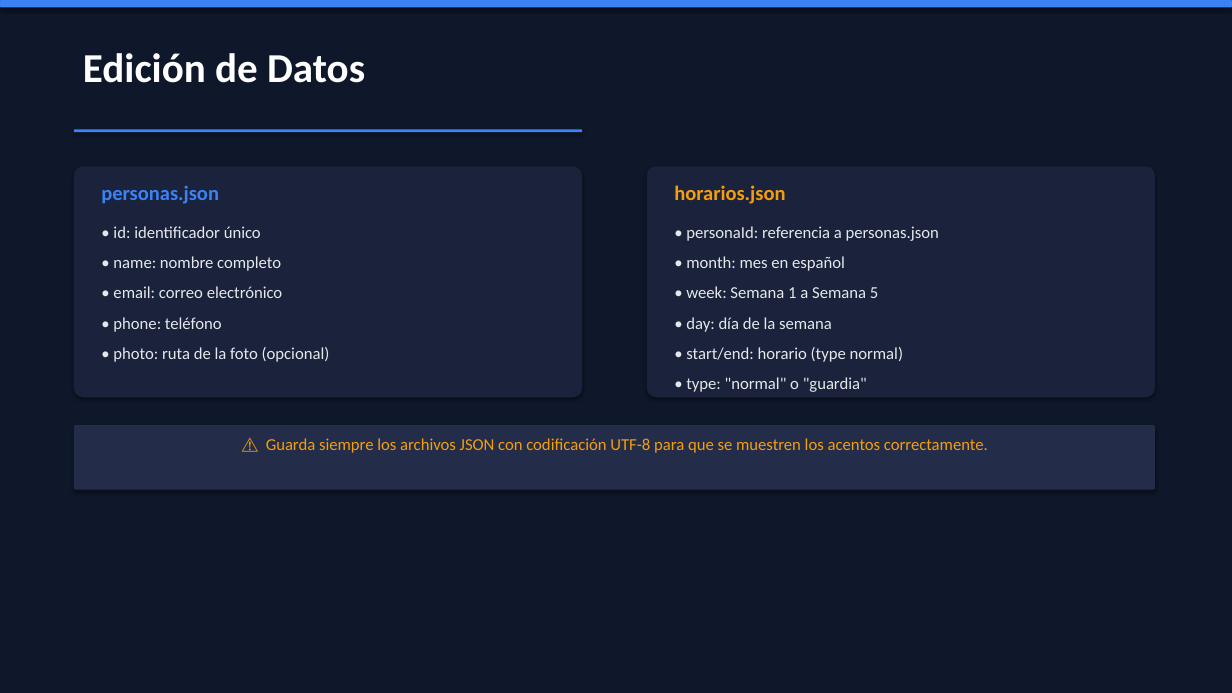
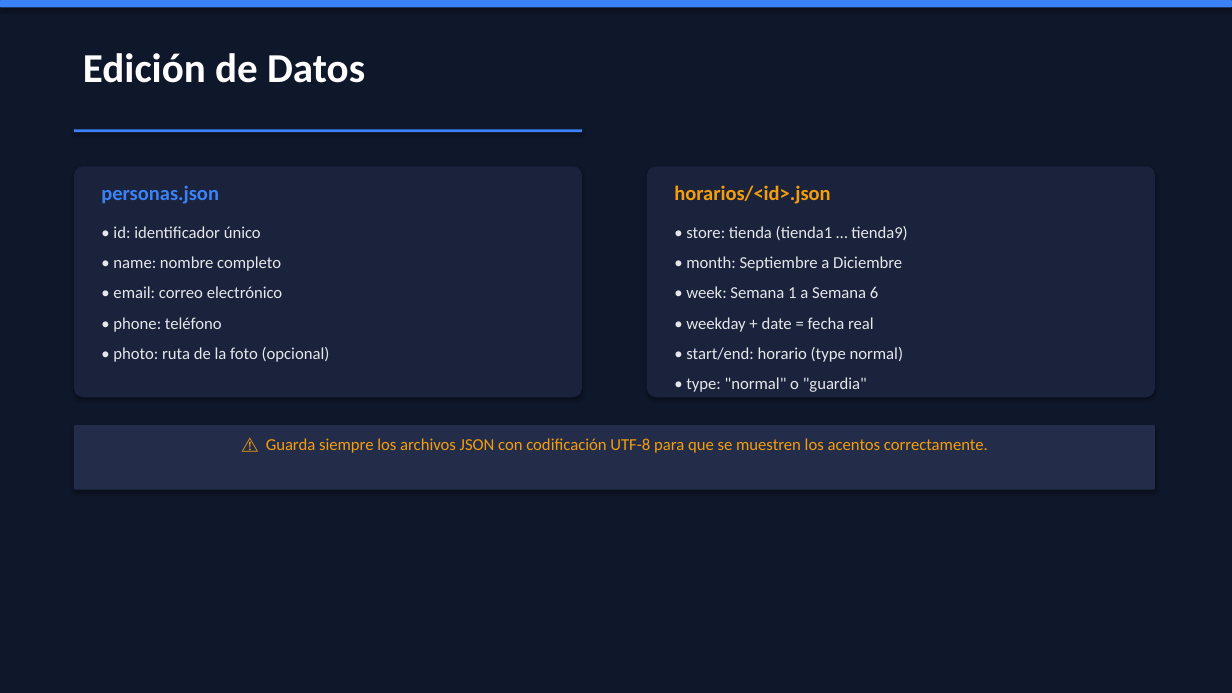
Before and after one commit to AndersonGrande588/Sistema-de-Horarios, a slide deck: slide 10 of Presentacion_Gestor_Horarios.pptx. Drawn at 1232x693 pixels with LibreOffice and Linux fonts; fonts in the diff are those of the drawing. Boxes give left, top, right and bottom in pixels: in the first picture for what was removed or moved away, otherwise in the second. Text is boxed around its words. In the diff, an @@ line names an element or a change of style, - is before the commit and + after.

Commit message:
Se agrega diciembre, se reasignan zonas y se actualiza la presentacion
- Horarios de diciembre (180 turnos): 699 en total sep-dic.
- Andres Garzon toma Felicidad y Plaza Central (zonas de Julian).
- Jersoon alterna Unicentro y Titan.
- Brayan Sanchez reemplaza a Angel Ortiz en Calle 82 (sin guardias).
- Julian Garzon sale de la app.
- Calendario muestra las semanas reales del mes (4, 5 o 6).
- Documentacion y presentacion PPTX actualizadas a v2.0.

```diff
--- a/Presentacion_Gestor_Horarios.pptx
+++ b/Presentacion_Gestor_Horarios.pptx
@@ text at [674, 185, 830, 204]: text changed @@
-horarios.json
+horarios/<id>.json
@@ text at [686, 226, 908, 332]: text changed @@
-• personaId: referencia a personas.json
-• month: mes en español
-• week: Semana 1 a Semana 5
-• day: día de la semana
+• store: tienda (tienda1 … tienda9)
+• month: Septiembre a Diciembre
+• week: Semana 1 a Semana 6
+• weekday + date = fecha real
```
Also in this commit, not shown: 8 other slides changed, 12 other files.
